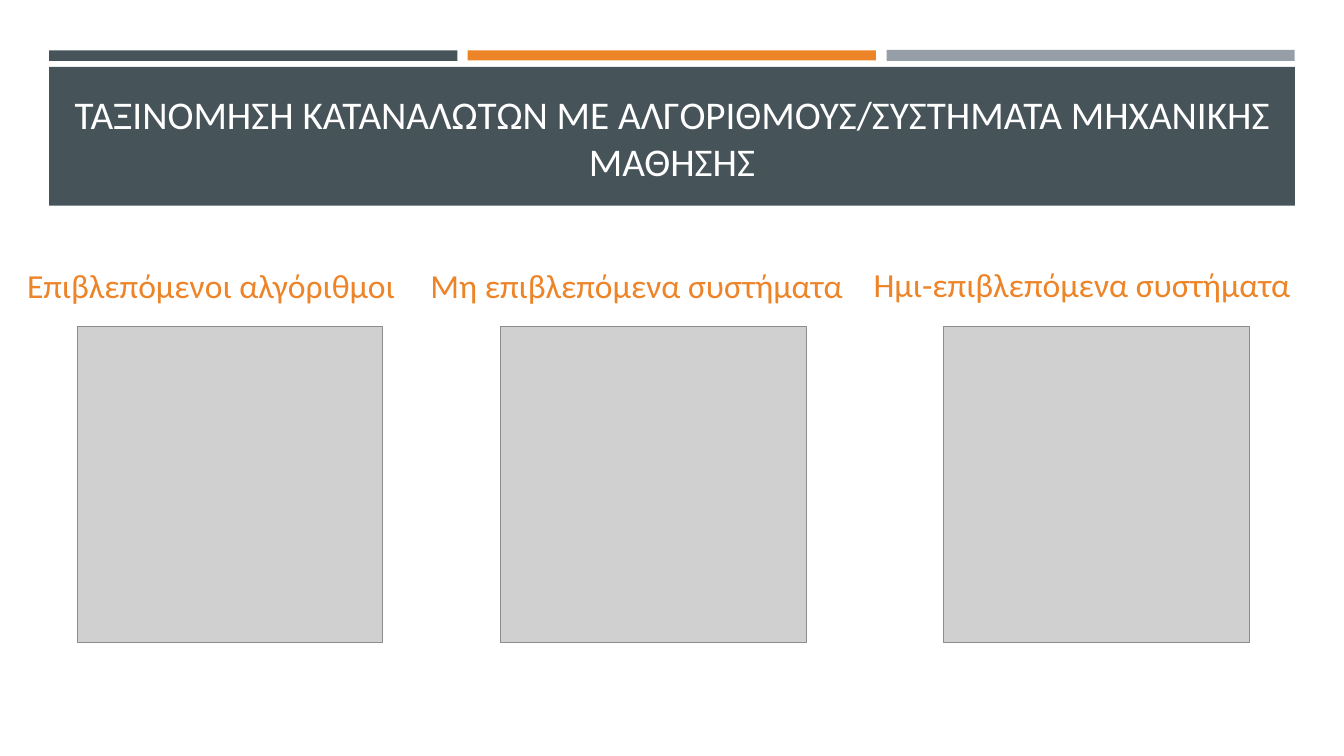
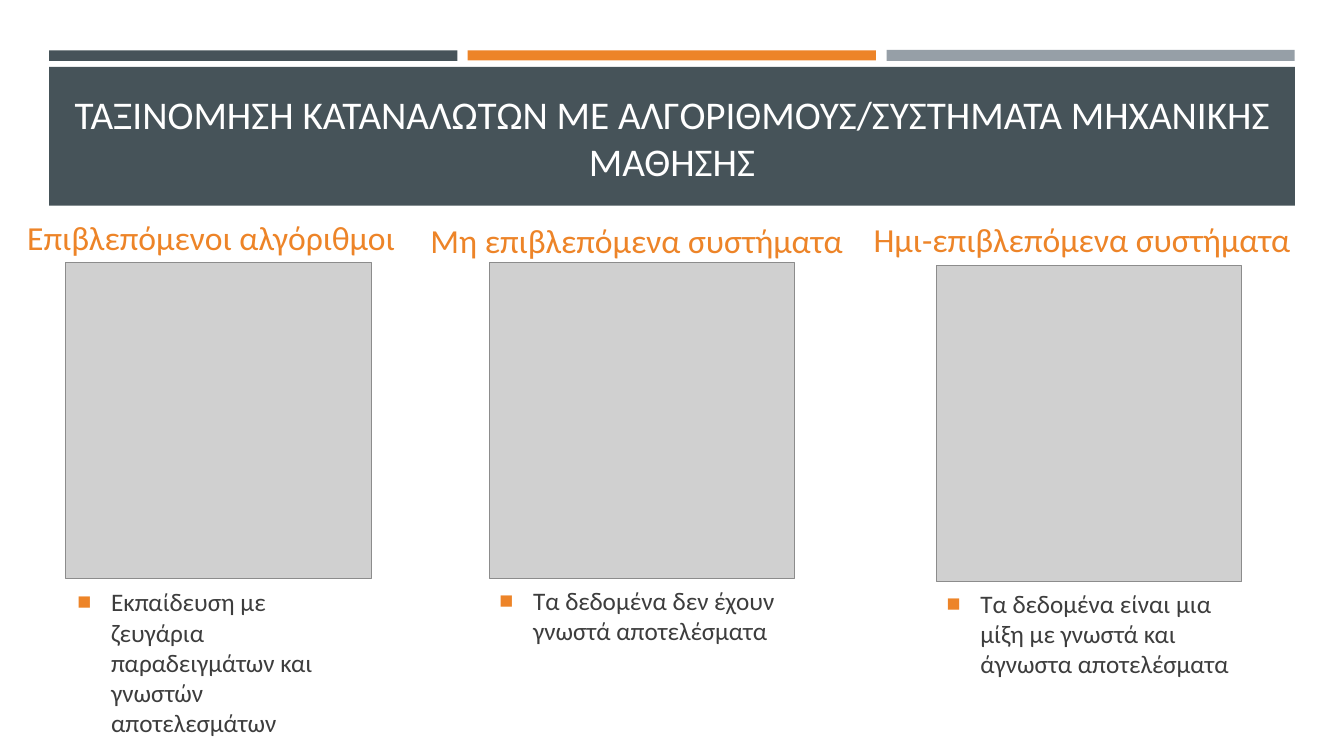
Before and after one commit to thanmitsel/Theft-detection, a slide deck: slide 7 of LateX/Presentation/Ανιχνευση μη τεχνικων απωλειων με συστηματα μηχανικης μαθησης.pptx (slide 6 before the commit). Drawn at 1344x756 pixels with LibreOffice and Linux fonts; fonts in the diff are those of the drawing; grey boxes stand for pictures. Boxes give left, top, right and bottom in pixels: in the first picture for what was removed or moved away, otherwise in the second. Text is boxed around its words. In the diff, an @@ line names an element or a change of style, - is before the commit and + after.

```diff
--- a/LateX/Presentation/Ανιχνευση μη τεχνικων απωλειων με συστηματα μηχανικης μαθησης.pptx
+++ b/LateX/Presentation/Ανιχνευση μη τεχνικων απωλειων με συστηματα μηχανικης μαθησης.pptx
@@ 3 texts: place and size @@
-3 texts at <box>27,273,1290,304</box>
+3 texts at <box>27,226,1290,259</box>
@@ picture: place and size @@
-picture at <box>78,327,383,643</box>
+picture at <box>66,262,371,579</box>
@@ picture: place and size @@
-picture at <box>501,327,807,643</box>
+picture at <box>489,262,795,579</box>
@@ picture: place and size @@
-picture at <box>944,327,1249,643</box>
+picture at <box>937,266,1242,583</box>
@@ text added at <box>111,593,312,736</box>, 18 pt, text #3D3D3D @@
+■ Εκπαίδευση με ζευγάρια παραδειγμάτων και γνωστών αποτελεσμάτων
@@ text added at <box>533,592,774,644</box>, 18 pt, text #3D3D3D @@
+■ Τα δεδομένα δεν έχουν γνωστά αποτελέσματα
@@ text added at <box>980,595,1229,677</box>, 18 pt, text #3D3D3D @@
+■ Τα δεδομένα είναι μια μίξη με γνωστά και άγνωστα αποτελέσματα
```
Also in this commit, not shown: 10 other slides changed, 4 slides added, 21 other files.
